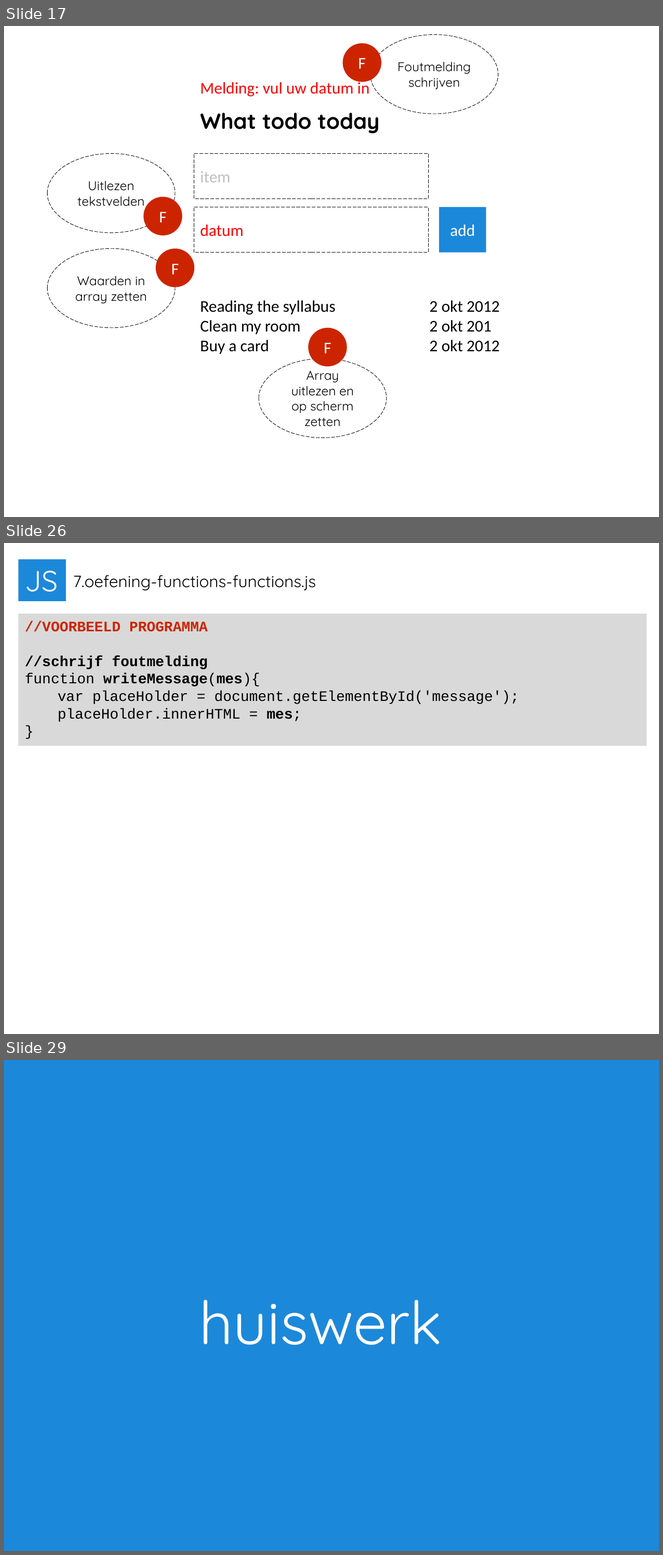
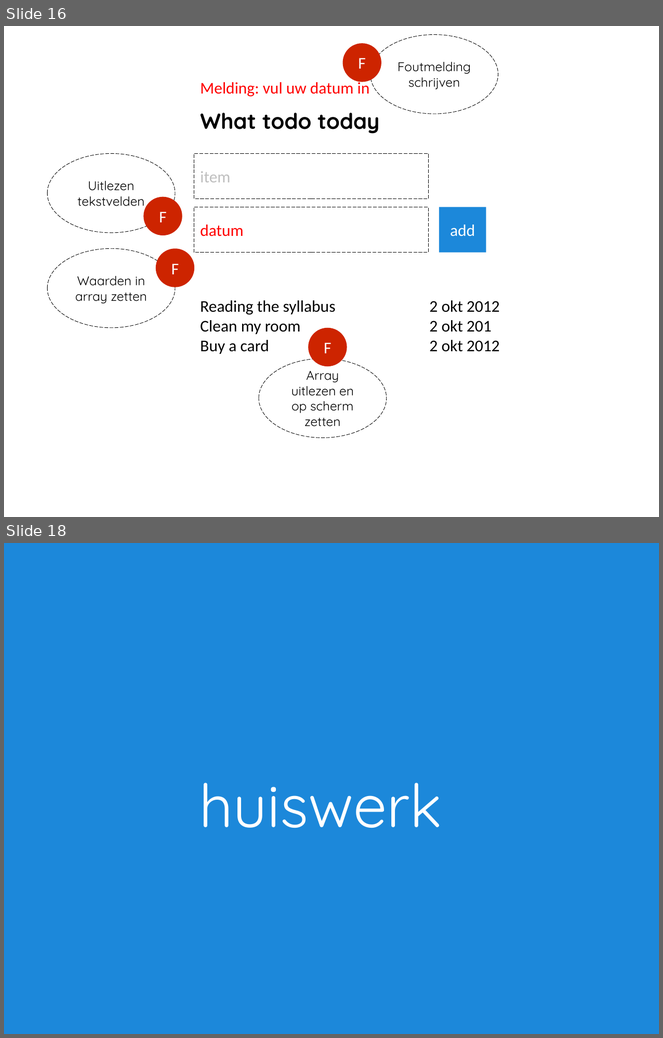
Before and after one commit to Boydbueno/imp01-2014, a slide deck: week7/2014-7-functions-boyd.pptx. Shown one above the other, each under a label of ours: slides 17, 26 and 29 before the commit, slides 16 and 18 after it; the slides between them are not shown. The pictures are 663x1555 and 663x1038 pixels, drawn with LibreOffice and Linux fonts; fonts in the diff are those of the drawing. Boxes give left, top, right and bottom in pixels: in the first picture for what was removed or moved away, otherwise in the second. Text is boxed around its words. In the diff, an @@ line names an element or a change of style, - is before the commit and + after.

```diff
--- a/week7/2014-7-functions-boyd.pptx
+++ b/week7/2014-7-functions-boyd.pptx
@@ slide 26 removed at (4,543,659,1034), background #FFFFFF @@
@@ rectangle removed at (19,560,66,601) @@
-JS
@@ text removed at (73,575,316,591) @@
-7.oefening-functions-functions.js
@@ rectangle removed at (19,614,647,746) @@
-//VOORBEELD PROGRAMMA
-//schrijf foutmelding
-function writeMessage(mes){
-var placeHolder = document.getElementById('message');
-placeHolder.innerHTML = mes;
-}
@@ what was slide 17 is now slide 16 @@
@@ what was slide 29 is now slide 18 @@
```
Also in this commit, not shown: 1 slide changed, 10 other slides removed.
